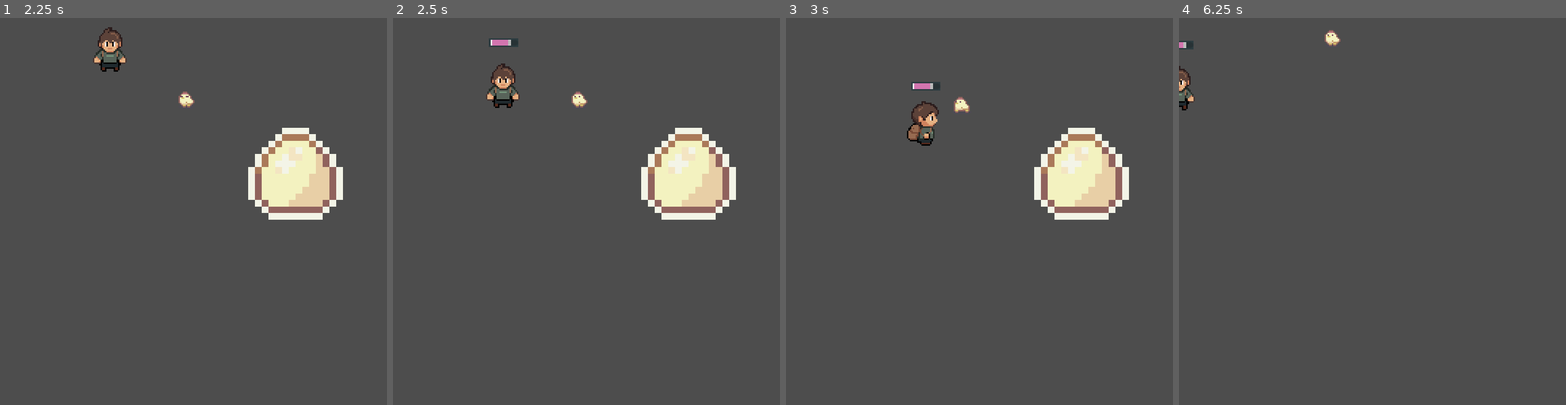
Above: before the commit, frames 1-4 (left to right).
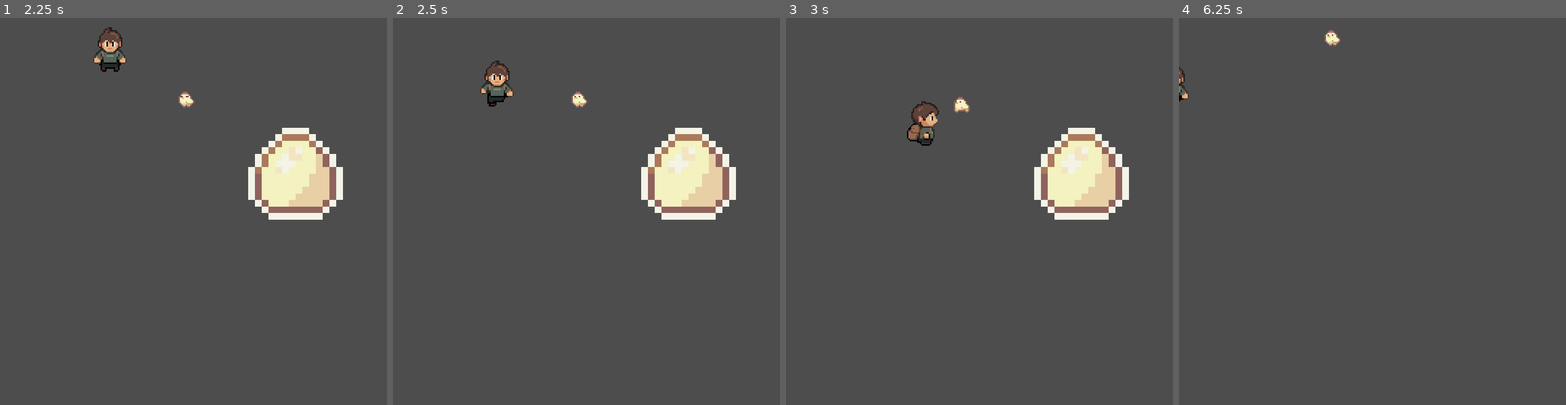
Above: after the commit, the same moments.

Repository: WeMayCry4/RiskEverything
Game: Godot game, scene res://main.tscn
Same seed, same stepped clock (60 frames per second), same inputs: the game is played once before the commit and once after it.
Inputs:
- Up to frame 1 (2.25 s): click "Red Pill" at 0.5 s; tap Enter at 1.25 s; hold D (right) 1.28-2.03 s; tap V (Attack) at 1.35 s; hold S (down) from 2.03 s (still down); tap R at 2.1 s
- Up to frame 2 (2.5 s): keep holding S (down)
- Up to frame 3 (3 s): release S (down) at 2.78 s; hold D (right) from 2.78 s (still down); tap V (Attack) at 2.85 s
- Up to frame 4 (6.25 s): tap R at 3.5, 3.6, 5.1 s; release D (right) at 3.53 s; hold W (up) 3.53-4.28 s; hold A (left) 4.28-5.78 s; tap V (Attack) at 4.35, 5.85 s; hold S (down) from 5.78 s (still down)

Frame 1 is identical in both runs. In frame 2, 0.8% of the frame differs, in the area x 22-33%, y 5-24%; in frame 3, 0.2%; in frame 4, 0.3%.

Commit message:
healthbar done, combat system also done kinda
balls

Diff:
--- a/chest.tscn
+++ b/chest.tscn
@@ -8,7 +8,7 @@
 [sub_resource type="RectangleShape2D" id="RectangleShape2D_mh2e8"]
 size = Vector2(125, 115)
 
-[node name="Node2D" type="Node2D"]
+[node name="Node2D2" type="Node2D"]
 script = ExtResource("1_mniue")
 
 [node name="HealthBoost" type="Sprite2D" parent="."]
--- a/enemy.gd
+++ b/enemy.gd
@@ -7,6 +7,7 @@
 var player_chase = false
 var player = null
 var player_inattack_zone
+var can_take_damage = true
 
 func _ready():
 	dead = false
@@ -66,8 +67,16 @@
 
 func deal_with_damage():
 	if player_inattack_zone and global.player_current_attack == true:
-		health = health - 25
-		print("slime health:", health)
-		if health <= 0:
-			health = 0
-			self.queue_free()
+		if can_take_damage == true:
+			health = health - 25
+			$take_damage_cooldown.start()
+			can_take_damage = false
+			print("slime health:", health)
+			if health <= 0:
+				health = 0
+				self.queue_free()
+
+
+
+func _on_take_damage_cooldown_timeout():
+	can_take_damage = true
--- a/enemy.tscn
+++ b/enemy.tscn
@@ -106,6 +106,8 @@
 position = Vector2(-1, 1)
 shape = SubResource("CircleShape2D_p67xr")
 
+[node name="take_damage_cooldown" type="Timer" parent="."]
+
 [connection signal="body_entered" from="Area2D" to="." method="_on_area_2d_body_entered"]
 [connection signal="body_exited" from="Area2D" to="." method="_on_area_2d_body_exited"]
 [connection signal="body_entered" from="Area2D2" to="." method="_on_area_2d_2_body_entered"]
@@ -113,3 +115,4 @@
 [connection signal="area_entered" from="hitbox" to="." method="_on_hitbox_area_entered"]
 [connection signal="body_entered" from="hitbox" to="." method="_on_hitbox_body_entered"]
 [connection signal="body_exited" from="hitbox" to="." method="_on_hitbox_body_exited"]
+[connection signal="timeout" from="take_damage_cooldown" to="." method="_on_take_damage_cooldown_timeout"]
--- a/health bar/health.tscn
+++ b/health bar/health.tscn
@@ -17,7 +17,7 @@
 [sub_resource type="StyleBoxFlat" id="StyleBoxFlat_3kcrd"]
 bg_color = Color(1, 1, 1, 1)
 
-[node name="Health" type="ProgressBar"]
+[node name="Healthbar" type="ProgressBar"]
 z_index = 1
 offset_right = 240.0
 offset_bottom = 4.0
--- a/player.gd
+++ b/player.gd
@@ -7,7 +7,7 @@
 var enemy_attack_cooldown = true
 var enemy_inattack_range = false
 var player_alive = true
-var health1 = 100
+
 @onready var animation_tree = $AnimationTree
 @onready var state_machine = animation_tree.get("parameters/playback")
 var attack_ip = false
@@ -18,12 +18,13 @@
 	update_animation_parameters(starting_direction)
 
 func _physics_process(delta):
+	update_health()
 	if enemy_inattack_range:
 		enemy_attack()
 	attack()
-	if health1 <= 0:
+	if health <= 0:
 		player_alive = false
-		health1 = 0
+		health = 0
 		print ("player is dead")
 		self.queue_free()
 
@@ -80,10 +81,10 @@
 func enemy_attack():
 	if enemy_inattack_range and enemy_attack_cooldown == true:
 
-		health1 = health1 - 20
+		health = health - 20
 		enemy_attack_cooldown = false
-		$attackcooldown.start(1)
-		print(health1)
+		$attackcooldown.start(1.5)
+		print(health)
 
 func _on_attackcooldown_timeout():
 	enemy_attack_cooldown = true
@@ -97,3 +98,11 @@
 	$deal_attack_timer.stop()
 	global.player_current_attack = false
 	attack_ip = false
+
+func update_health():
+	var healthbar = $healthbar
+	healthbar.value = health
+	if health >= 100:
+		healthbar.visible = false
+	else :
+		healthbar.visible = true
--- a/player.tscn
+++ b/player.tscn
@@ -1,8 +1,7 @@
-[gd_scene load_steps=30 format=3 uid="uid://uv5rfipmxxei"]
+[gd_scene load_steps=29 format=3 uid="uid://cvx0bv08bj7d8"]
 
 [ext_resource type="Script" path="res://player.gd" id="1_65y43"]
-[ext_resource type="Texture2D" uid="uid://dp2n2tcrvpbkf" path="res://suzi art 3.png" id="2_f3kas"]
-[ext_resource type="PackedScene" uid="uid://ckqb3dg2upw3k" path="res://health bar/health.tscn" id="3_yru1f"]
+[ext_resource type="Texture2D" path="res://suzi art 3.png" id="2_f3kas"]
 
 [sub_resource type="RectangleShape2D" id="RectangleShape2D_1si3a"]
 size = Vector2(11, 18)
@@ -89,16 +88,16 @@
 
 [sub_resource type="Animation" id="Animation_xih1w"]
 resource_name = "walk down"
-length = 2.0
-loop_mode = 1
-tracks/0/type = "value"
-tracks/0/imported = false
-tracks/0/enabled = true
-tracks/0/path = NodePath("Sprite2D:frame")
-tracks/0/interp = 1
-tracks/0/loop_wrap = true
-tracks/0/keys = {
-"times": PackedFloat32Array(0, 0.5, 1, 1.5),
+length = 1.2
+loop_mode = 1
+tracks/0/type = "value"
+tracks/0/imported = false
+tracks/0/enabled = true
+tracks/0/path = NodePath("Sprite2D:frame")
+tracks/0/interp = 1
+tracks/0/loop_wrap = true
+tracks/0/keys = {
+"times": PackedFloat32Array(0, 0.3, 0.6, 0.9),
 "transitions": PackedFloat32Array(1, 1, 1, 1),
 "update": 1,
 "values": [0, 1, 2, 3]
@@ -268,12 +267,6 @@
 parameters/Walk/blend_position = Vector2(0.0169492, -0.667686)
 "parameters/İdle/blend_position" = Vector2(-0.0105932, 0.00480354)
 
-[node name="Health" parent="." instance=ExtResource("3_yru1f")]
-offset_left = -7.0
-offset_top = -30.0
-offset_right = 11.0
-offset_bottom = -26.0
-
 [node name="player_hitbox" type="Area2D" parent="."]
 
 [node name="CollisionShape2D" type="CollisionShape2D" parent="player_hitbox"]
@@ -284,6 +277,15 @@
 
 [node name="deal_attack_timer" type="Timer" parent="."]
 wait_time = 5.0
+
+[node name="healthbar" type="ProgressBar" parent="."]
+modulate = Color(0.0627451, 0.690196, 0.231373, 1)
+visibility_layer = 2
+offset_left = -17.0
+offset_top = -22.0
+offset_right = 18.0
+offset_bottom = -18.0
+show_percentage = false
 
 [connection signal="body_entered" from="player_hitbox" to="." method="_on_player_hitbox_body_entered"]
 [connection signal="body_exited" from="player_hitbox" to="." method="_on_player_hitbox_body_exited"]
Not shown: 1 places in enemy.tscn that only renumber resources
